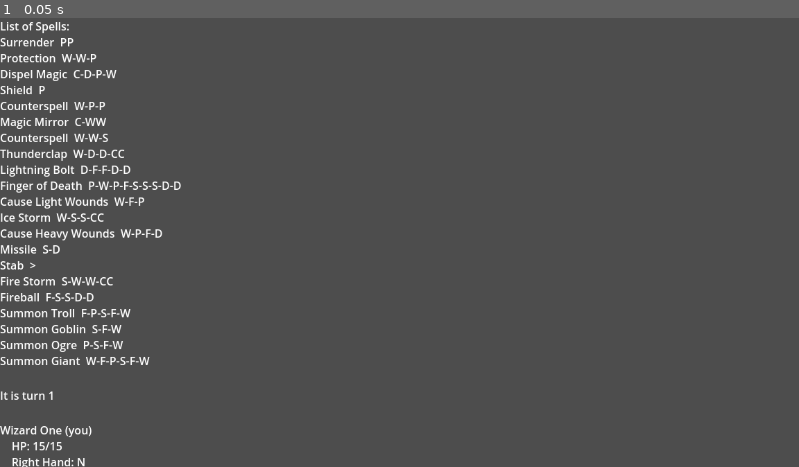
Above: before the commit, frame 1.
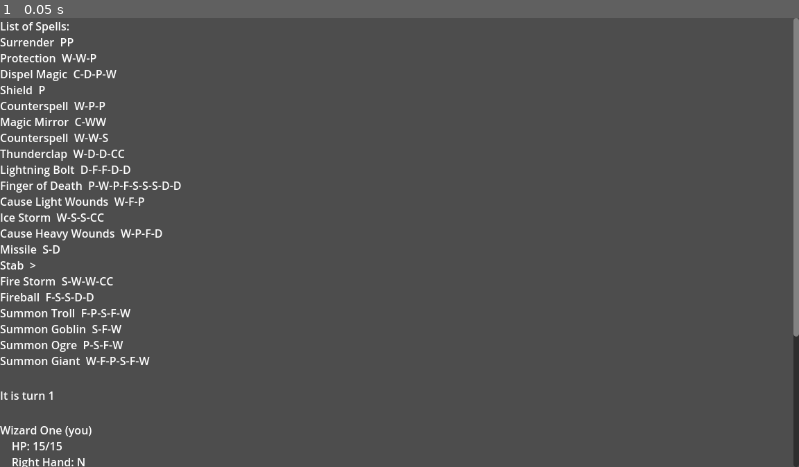
Above: after the commit, the same moment.

Repository: snhumphr/Wizard-Duels
Game: Godot game, scene res://game.tscn
Two runs of this game, one before a commit and one after it. Both use one fixed random seed, a clock stepped at 60 frames per second and the inputs below.
Inputs:
- Up to frame 1 (0.05 s): no input

The runs differ from the first frame. In frame 1, 0.7% of the frame differs, in the area x 99-100%, y 0-100%.

Commit message:
Improved the UI, including adding the ability to scroll down

Diff:
--- a/Game.gd
+++ b/Game.gd
@@ -1,4 +1,4 @@
-extends Node2D
+extends CanvasLayer
 
 #TODO: FIX TARGETING BEING RESET TO DEFAULT WHEN YOU CHANGE THE TARGET(?) OF YOUR OTHER HAND
 #TODO: MAKE IT SO THAT BEING TARGETED BY A FIREBALL PROTECTS FROM ICE STORM AND VICE VERSA
@@ -27,7 +27,7 @@
 		spellArray[i].id = i
 	spellArray.sort_custom(spellSort)
 
-	self.get_node("UI/SpellList").init(spellArray)
+	self.get_node("Scroll/UI/SpellList").init(spellArray)
 
 	loadEffects("res://resources/effects", effectDict)
 
@@ -50,8 +50,8 @@
 
 	for i in validGestures.size(): #TODO: make this also add the ID, to support fear, charm, etc
 		var gesture = validGestures[i]
-		self.get_node("UI/LeftHand/LeftHandGestureOptions").add_item(gesture, i)
-		self.get_node("UI/RightHand/RightHandGestureOptions").add_item(gesture, i)
+		self.get_node("Scroll/UI/LeftHand/LeftHandGestureOptions").add_item(gesture, i)
+		self.get_node("Scroll/UI/RightHand/RightHandGestureOptions").add_item(gesture, i)
 
 	for i in range(0, entityArray.size()):
 		gestureQueue.append(["N", "N"])
@@ -278,14 +278,14 @@
 
 	if numPlayers == 1:
 		turnLogQueue.append(entityArray[activePlayer].name + " has won the duel!")
-		self.get_node("UI/EndTurnButton").hide()
-		self.get_node("UI/RightHand").hide()
-		self.get_node("UI/LeftHand").hide()
+		self.get_node("Scroll/UI/EndTurnButton").hide()
+		self.get_node("Scroll/UI/RightHand").hide()
+		self.get_node("Scroll/UI/LeftHand").hide()
 	elif numPlayers == 0:
 		turnLogQueue.append("All wizards have been eliminated. The duel ends in a draw.")
-		self.get_node("UI/EndTurnButton").hide()
-		self.get_node("UI/RightHand").hide()
-		self.get_node("UI/LeftHand").hide()
+		self.get_node("Scroll/UI/EndTurnButton").hide()
+		self.get_node("Scroll/UI/RightHand").hide()
+		self.get_node("Scroll/UI/LeftHand").hide()
 	else:
 		turn += 1
 		player = 1
@@ -293,7 +293,7 @@
 		while not entityArray[player].is_active():
 			player += 1
 
-	self.get_node("UI/TurnReport").render(turnLogQueue)
+	self.get_node("Scroll/UI/TurnReport").render(turnLogQueue)
 
 	self.renderWizardSection()
 
@@ -438,9 +438,9 @@
 	var spellOptionsArray = analyzeGestures(player, isLeft)
 	var spellOptions
 	if isLeft:
-		spellOptions = self.get_node("UI/LeftHand/LeftHandSpellOptions")
-	else:
-		spellOptions = self.get_node("UI/RightHand/RightHandSpellOptions")
+		spellOptions = self.get_node("Scroll/UI/LeftHand/LeftHandSpellOptions")
+	else:
+		spellOptions = self.get_node("Scroll/UI/RightHand/RightHandSpellOptions")
 	spellOptions.clear()
 	for i in spellOptionsArray.size():
 		spellOptions.add_item(spellOptionsArray[i].name, spellOptionsArray[i].id)
@@ -465,11 +465,11 @@
 	var offHand
 
 	if isLeft:
-		mainHand = self.get_node("UI/LeftHand/LeftHandSpellOptions")
-		offHand = self.get_node("UI/RightHand/RightHandSpellOptions")
-	else:
-		mainHand = self.get_node("UI/RightHand/RightHandSpellOptions")
-		offHand = self.get_node("UI/LeftHand/LeftHandSpellOptions")
+		mainHand = self.get_node("Scroll/UI/LeftHand/LeftHandSpellOptions")
+		offHand = self.get_node("Scroll/UI/RightHand/RightHandSpellOptions")
+	else:
+		mainHand = self.get_node("Scroll/UI/RightHand/RightHandSpellOptions")
+		offHand = self.get_node("Scroll/UI/LeftHand/LeftHandSpellOptions")
 
 	var mainSpell = spellSearch(mainHand.get_selected_id())
 	var offSpell = spellSearch(offHand.get_selected_id())
@@ -490,10 +490,10 @@
 
 func onTargetChange(isLeft):
 	# TODO: if casting a two-handed spell, changing the target with one hand also changes target of the other
-	var rightSpell = spellSearch(self.get_node("UI/RightHand/RightHandSpellOptions").get_selected_id())
-
-	var rightTarget = self.get_node("UI/RightHand/RightHandTargetingOptions")
-	var leftTarget = self.get_node("UI/LeftHand/LeftHandTargetingOptions")
+	var rightSpell = spellSearch(self.get_node("Scroll/UI/RightHand/RightHandSpellOptions").get_selected_id())
+
+	var rightTarget = self.get_node("Scroll/UI/RightHand/RightHandTargetingOptions")
+	var leftTarget = self.get_node("Scroll/UI/LeftHand/LeftHandTargetingOptions")
 
 	if rightSpell.is_two_handed():
 		if isLeft:
@@ -512,17 +512,17 @@
 	var offSpell
 
 	if isLeft:
-		mainHand = self.get_node("UI/LeftHand/LeftHandSpellOptions")
-		mainTarget = self.get_node("UI/LeftHand/LeftHandTargetingOptions")
-
-		offHand = self.get_node("UI/RightHand/RightHandSpellOptions")
-		offTarget = self.get_node("UI/RightHand/RightHandTargetingOptions")
-	else:
-		mainHand = self.get_node("UI/RightHand/RightHandSpellOptions")
-		mainTarget = self.get_node("UI/RightHand/RightHandTargetingOptions")
-
-		offHand = self.get_node("UI/LeftHand/LeftHandSpellOptions")
-		offTarget = self.get_node("UI/LeftHand/LeftHandTargetingOptions")
+		mainHand = self.get_node("Scroll/UI/LeftHand/LeftHandSpellOptions")
+		mainTarget = self.get_node("Scroll/UI/LeftHand/LeftHandTargetingOptions")
+
+		offHand = self.get_node("Scroll/UI/RightHand/RightHandSpellOptions")
+		offTarget = self.get_node("Scroll/UI/RightHand/RightHandTargetingOptions")
+	else:
+		mainHand = self.get_node("Scroll/UI/RightHand/RightHandSpellOptions")
+		mainTarget = self.get_node("Scroll/UI/RightHand/RightHandTargetingOptions")
+
+		offHand = self.get_node("Scroll/UI/LeftHand/LeftHandSpellOptions")
+		offTarget = self.get_node("Scroll/UI/LeftHand/LeftHandTargetingOptions")
 
 	if mainHand.get_selected_id() == -1:
 		mainTarget.clear()
@@ -580,25 +580,25 @@
 		return false
 
 func renderWizardSection():
-	self.get_node("UI/WizardList").render(entityArray, player)
-	self.get_node("UI/LeftHand/LeftHandGestureOptions").select(0)
-	self.get_node("UI/RightHand/RightHandGestureOptions").select(0)
-	self.get_node("UI/LeftHand/LeftHandSpellOptions").clear()
-	self.get_node("UI/RightHand/RightHandSpellOptions").clear()
-	self.get_node("UI/LeftHand/LeftHandSpellOptions").set_disabled(true)
-	self.get_node("UI/RightHand/RightHandSpellOptions").set_disabled(true)
-	self.get_node("UI/LeftHand/LeftHandTargetingOptions").clear()
-	self.get_node("UI/RightHand/RightHandTargetingOptions").clear()
-	self.get_node("UI/LeftHand/LeftHandTargetingOptions").set_disabled(true)
-	self.get_node("UI/RightHand/RightHandTargetingOptions").set_disabled(true)
+	self.get_node("Scroll/UI/WizardList").render(entityArray, player)
+	self.get_node("Scroll/UI/LeftHand/LeftHandGestureOptions").select(0)
+	self.get_node("Scroll/UI/RightHand/RightHandGestureOptions").select(0)
+	self.get_node("Scroll/UI/LeftHand/LeftHandSpellOptions").clear()
+	self.get_node("Scroll/UI/RightHand/RightHandSpellOptions").clear()
+	self.get_node("Scroll/UI/LeftHand/LeftHandSpellOptions").set_disabled(true)
+	self.get_node("Scroll/UI/RightHand/RightHandSpellOptions").set_disabled(true)
+	self.get_node("Scroll/UI/LeftHand/LeftHandTargetingOptions").clear()
+	self.get_node("Scroll/UI/RightHand/RightHandTargetingOptions").clear()
+	self.get_node("Scroll/UI/LeftHand/LeftHandTargetingOptions").set_disabled(true)
+	self.get_node("Scroll/UI/RightHand/RightHandTargetingOptions").set_disabled(true)
 
 func _on_end_turn_button_pressed():
 
-	spellQueue[player][0] = spellSearch(self.get_node("UI/RightHand/RightHandSpellOptions").get_selected_id())
-	spellQueue[player][1] = spellSearch(self.get_node("UI/LeftHand/LeftHandSpellOptions").get_selected_id())
-
-	targetQueue[player][0] = self.get_node("UI/RightHand/RightHandTargetingOptions").get_selected_id()
-	targetQueue[player][1] = self.get_node("UI/LeftHand/LeftHandTargetingOptions").get_selected_id()
+	spellQueue[player][0] = spellSearch(self.get_node("Scroll/UI/RightHand/RightHandSpellOptions").get_selected_id())
+	spellQueue[player][1] = spellSearch(self.get_node("Scroll/UI/LeftHand/LeftHandSpellOptions").get_selected_id())
+
+	targetQueue[player][0] = self.get_node("Scroll/UI/RightHand/RightHandTargetingOptions").get_selected_id()
+	targetQueue[player][1] = self.get_node("Scroll/UI/LeftHand/LeftHandTargetingOptions").get_selected_id()
 
 	player += 1
 
@@ -614,11 +614,11 @@
 			renderWizardSection()
 
 func _on_right_hand_gesture_options_item_selected(index):
-	var gesture_ID = self.get_node("UI/RightHand/RightHandGestureOptions").get_item_id(index)
+	var gesture_ID = self.get_node("Scroll/UI/RightHand/RightHandGestureOptions").get_item_id(index)
 	gestureQueue[player][0] = validGestures[gesture_ID]
 
 	if gestureQueue[player][0] == "C":
-		var leftHand = self.get_node("UI/LeftHand/LeftHandGestureOptions")
+		var leftHand = self.get_node("Scroll/UI/LeftHand/LeftHandGestureOptions")
 		#leftHand.select(index)
 		#TODO: make sure to change this so that it doesn't break with fear, charm, etc
 
@@ -626,11 +626,11 @@
 	onGestureChange(true)
 
 func _on_left_hand_gesture_options_item_selected(index):
-	var gesture_ID = self.get_node("UI/LeftHand/LeftHandGestureOptions").get_item_id(index)
+	var gesture_ID = self.get_node("Scroll/UI/LeftHand/LeftHandGestureOptions").get_item_id(index)
 	gestureQueue[player][1] = validGestures[gesture_ID]
 
 	if gestureQueue[player][1] == "C":
-		var rightHand = self.get_node("UI/RightHand/RightHandGestureOptions")
+		var rightHand = self.get_node("Scroll/UI/RightHand/RightHandGestureOptions")
 		#rightHand.select(index)
 
 	onGestureChange(true)
--- a/WizardList.gd
+++ b/WizardList.gd
@@ -22,7 +22,7 @@
 			self.add_text("    Right Hand: ")
 			self.add_text("-".join(wizard.right_hand_gestures))
 			self.newline()
-			self.add_text("    Left Hand: ")
+			self.add_text("    Left Hand:  ")
 			self.add_text("-".join(wizard.left_hand_gestures))
 			self.newline()
 	self.newline()
--- a/game.tscn
+++ b/game.tscn
@@ -5,74 +5,86 @@
 [ext_resource type="Script" path="res://TurnReport.gd" id="3_dgo7r"]
 [ext_resource type="Script" path="res://WizardList.gd" id="3_laiom"]
 
-[node name="Game" type="Node2D"]
+[node name="Game" type="CanvasLayer"]
+follow_viewport_enabled = true
 script = ExtResource("1_3r2fk")
 
-[node name="UI" type="VBoxContainer" parent="."]
-offset_right = 500.0
-offset_bottom = 500.0
+[node name="Scroll" type="ScrollContainer" parent="."]
+clip_contents = false
+anchors_preset = 15
+anchor_right = 1.0
+anchor_bottom = 1.0
+grow_horizontal = 2
+grow_vertical = 2
 size_flags_horizontal = 3
 size_flags_vertical = 3
 
-[node name="SpellList" type="RichTextLabel" parent="UI"]
+[node name="UI" type="VBoxContainer" parent="Scroll"]
+layout_mode = 2
+size_flags_horizontal = 3
+size_flags_vertical = 3
+
+[node name="SpellList" type="RichTextLabel" parent="Scroll/UI"]
 layout_mode = 2
 fit_content = true
 script = ExtResource("2_cadle")
 
-[node name="TurnReport" type="RichTextLabel" parent="UI"]
+[node name="TurnReport" type="RichTextLabel" parent="Scroll/UI"]
 layout_mode = 2
 fit_content = true
 script = ExtResource("3_dgo7r")
 
-[node name="WizardList" type="RichTextLabel" parent="UI"]
+[node name="WizardList" type="RichTextLabel" parent="Scroll/UI"]
 layout_mode = 2
 fit_content = true
 script = ExtResource("3_laiom")
 
-[node name="RightHand" type="HBoxContainer" parent="UI"]
+[node name="RightHand" type="HBoxContainer" parent="Scroll/UI"]
 layout_mode = 2
 
-[node name="Label" type="Label" parent="UI/RightHand"]
+[node name="Label" type="Label" parent="Scroll/UI/RightHand"]
 layout_mode = 2
 text = "Right Hand:"
 
-[node name="RightHandGestureOptions" type="OptionButton" parent="UI/RightHand"]
+[node name="RightHandGestureOptions" type="OptionButton" parent="Scroll/UI/RightHand"]
 layout_mode = 2
 
-[node name="RightHandSpellOptions" type="OptionButton" parent="UI/RightHand"]
+[node name="RightHandSpellOptions" type="OptionButton" parent="Scroll/UI/RightHand"]
 custom_minimum_size = Vector2(200, 0)
 layout_mode = 2
 
-[node name="RightHandTargetingOptions" type="OptionButton" parent="UI/RightHand"]
+[node name="RightHandTargetingOptions" type="OptionButton" parent="Scroll/UI/RightHand"]
 custom_minimum_size = Vector2(200, 0)
 layout_mode = 2
 
-[node name="LeftHand" type="HBoxContainer" parent="UI"]
+[node name="LeftHand" type="HBoxContainer" parent="Scroll/UI"]
 layout_mode = 2
 
-[node name="Label" type="Label" parent="UI/LeftHand"]
+[node name="Label" type="Label" parent="Scroll/UI/LeftHand"]
 layout_mode = 2
-text = "Left Hand:"
+text = "Left Hand:  "
 
-[node name="LeftHandGestureOptions" type="OptionButton" parent="UI/LeftHand"]
+[node name="LeftHandGestureOptions" type="OptionButton" parent="Scroll/UI/LeftHand"]
 layout_mode = 2
 
-[node name="LeftHandSpellOptions" type="OptionButton" parent="UI/LeftHand"]
+[node name="LeftHandSpellOptions" type="OptionButton" parent="Scroll/UI/LeftHand"]
 custom_minimum_size = Vector2(200, 0)
 layout_mode = 2
 
-[node name="LeftHandTargetingOptions" type="OptionButton" parent="UI/LeftHand"]
+[node name="LeftHandTargetingOptions" type="OptionButton" parent="Scroll/UI/LeftHand"]
 custom_minimum_size = Vector2(200, 0)
 layout_mode = 2
 
-[node name="EndTurnButton" type="Button" parent="UI"]
+[node name="EndTurnButton" type="Button" parent="Scroll/UI"]
+custom_minimum_size = Vector2(560, 0)
 layout_mode = 2
+size_flags_horizontal = 0
 text = "Submit Turn"
 
-[connection signal="item_selected" from="UI/RightHand/RightHandGestureOptions" to="." method="_on_right_hand_gesture_options_item_selected"]
-[connection signal="item_selected" from="UI/RightHand/RightHandSpellOptions" to="." method="_on_right_hand_spell_options_item_selected"]
-[connection signal="item_selected" from="UI/RightHand/RightHandTargetingOptions" to="." method="_on_right_hand_targeting_options_item_selected"]
-[connection signal="item_selected" from="UI/LeftHand/LeftHandGestureOptions" to="." method="_on_left_hand_gesture_options_item_selected"]
-[connection signal="item_selected" from="UI/LeftHand/LeftHandSpellOptions" to="." method="_on_left_hand_spell_options_item_selected"]
-[connection signal="item_selected" from="UI/LeftHand/LeftHandTargetingOptions" to="." method="_on_left_hand_targeting_options_item_selected"]
-[connection signal="pressed" from="UI/EndTurnButton" to="." method="_on_end_turn_button_pressed"]
+[connection signal="item_selected" from="Scroll/UI/RightHand/RightHandGestureOptions" to="." method="_on_right_hand_gesture_options_item_selected"]
+[connection signal="item_selected" from="Scroll/UI/RightHand/RightHandSpellOptions" to="." method="_on_right_hand_spell_options_item_selected"]
+[connection signal="item_selected" from="Scroll/UI/RightHand/RightHandTargetingOptions" to="." method="_on_right_hand_targeting_options_item_selected"]
+[connection signal="item_selected" from="Scroll/UI/LeftHand/LeftHandGestureOptions" to="." method="_on_left_hand_gesture_options_item_selected"]
+[connection signal="item_selected" from="Scroll/UI/LeftHand/LeftHandSpellOptions" to="." method="_on_left_hand_spell_options_item_selected"]
+[connection signal="item_selected" from="Scroll/UI/LeftHand/LeftHandTargetingOptions" to="." method="_on_left_hand_targeting_options_item_selected"]
+[connection signal="pressed" from="Scroll/UI/EndTurnButton" to="." method="_on_end_turn_button_pressed"]
